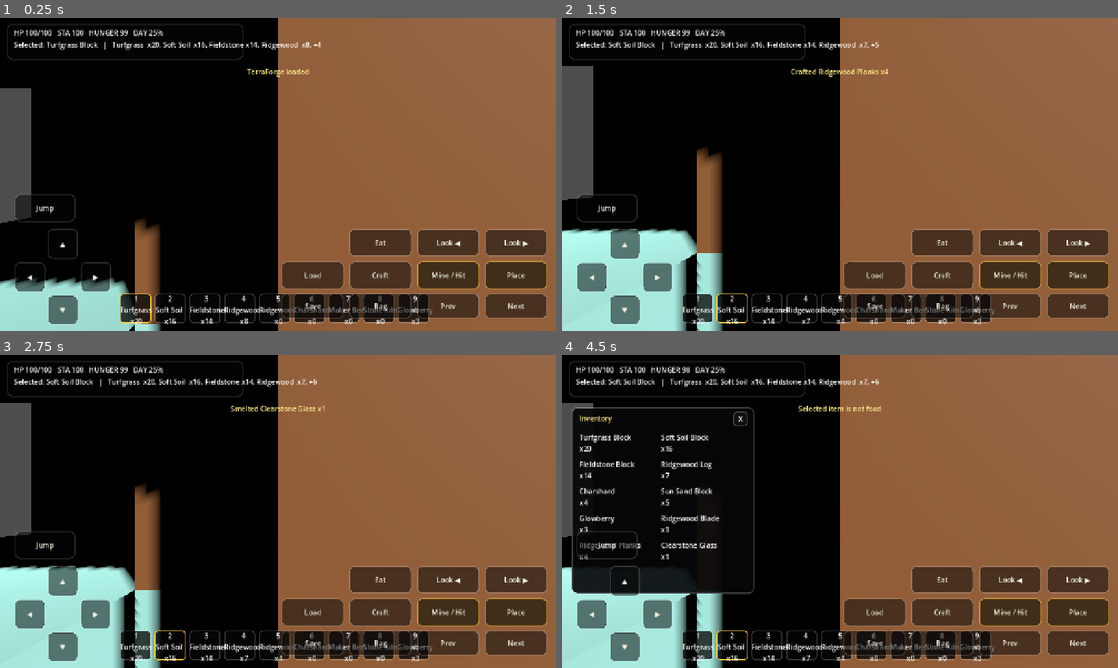
Above: before the commit, frames 1-4 (two rows, left to right).
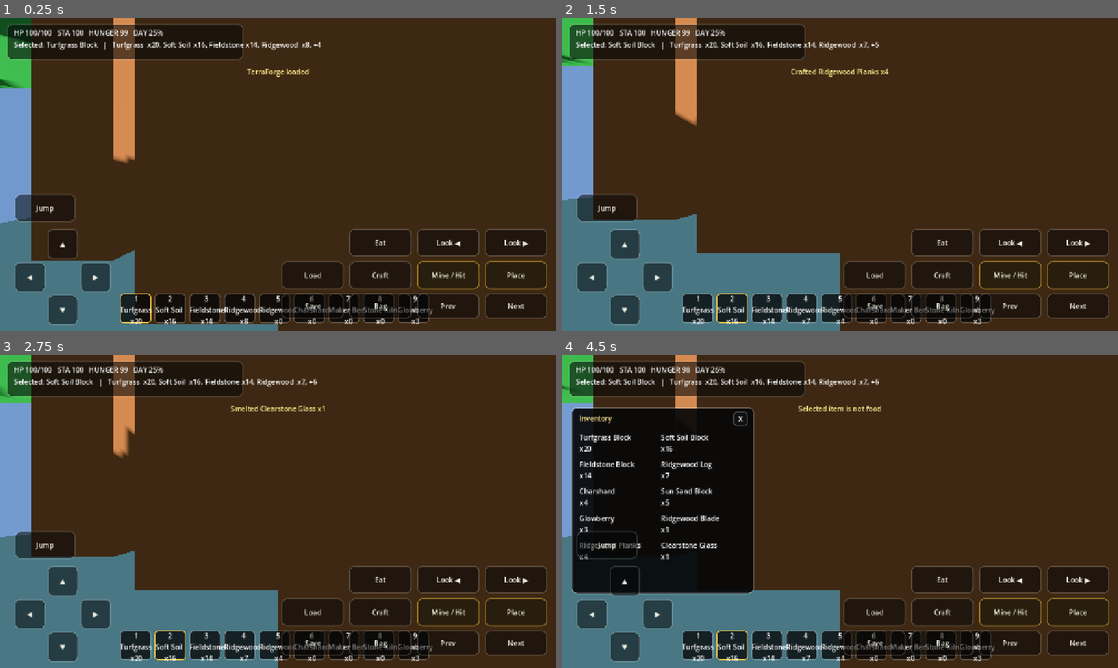
Above: after the commit, the same moments.

Repository: krishbanker1/krishbanker-godotgamedemo
Game: Godot game, scene res://scenes/main.tscn
Two runs of this game, one before a commit and one after it. Both use one fixed random seed, a clock stepped at 60 frames per second and the inputs below.
Inputs (mouse positions are in pixels of both pictures, inside the frame that each line leads up to):
- Up to frame 1 (0.25 s): no input
- Up to frame 2 (1.5 s): tap Enter at 0.5 s; move the mouse to (867, 174) at 0.52 s; hold W from 0.53 s (still down); tap Tab at 0.6 s; click (867, 174) at 0.67 s; tap Space at 0.77 s; move the mouse to (812, 174) at 1.27 s; tap C at 1.35 s
- Up to frame 3 (2.75 s): keep holding W; tap Space at 1.52, 2 s; move the mouse to (289, 505) at 2.02 s; tap F at 2.1 s
- Up to frame 4 (4.5 s): keep holding W; tap Enter at 2.75, 4.25 s; move the mouse to (834, 517) at 2.77 s; tap I at 2.85 s; click (834, 517) at 2.92 s; tap Space at 3.02, 3.5, 3.77 s; move the mouse to (878, 514) at 3.52 s; tap E at 3.6 s; move the mouse to (795, 508) at 4.27 s; tap R at 4.35 s

The runs differ from the first frame. In frame 1, 94% of the frame differs, in the area x 0-100%, y 0-100%; in frame 2, 96%; in frame 3, 96%; in frame 4, 77%.
Error before the commit: Parse Error: Identifier "_spawn_timer" not declared in the current scope. (res://scripts/game_manager.gd:20)
Error after the commit: Invalid assignment of property or key 'text' with value of type 'String' on a base object of type 'Nil'. (res://scripts/hud.gd:229)

Commit message:
Fix spawn timer variable typo

Diff:
--- a/scripts/game_manager.gd
+++ b/scripts/game_manager.gd
@@ -17,7 +17,7 @@
 
 func _process(delta: float) -> void:
 	_update_day_night(delta)
-	_spawn_timer -= delta
+	spawn_timer -= delta
 	if spawn_timer <= 0.0:
 		spawn_timer = 7.0
 		_try_spawn_mob()
